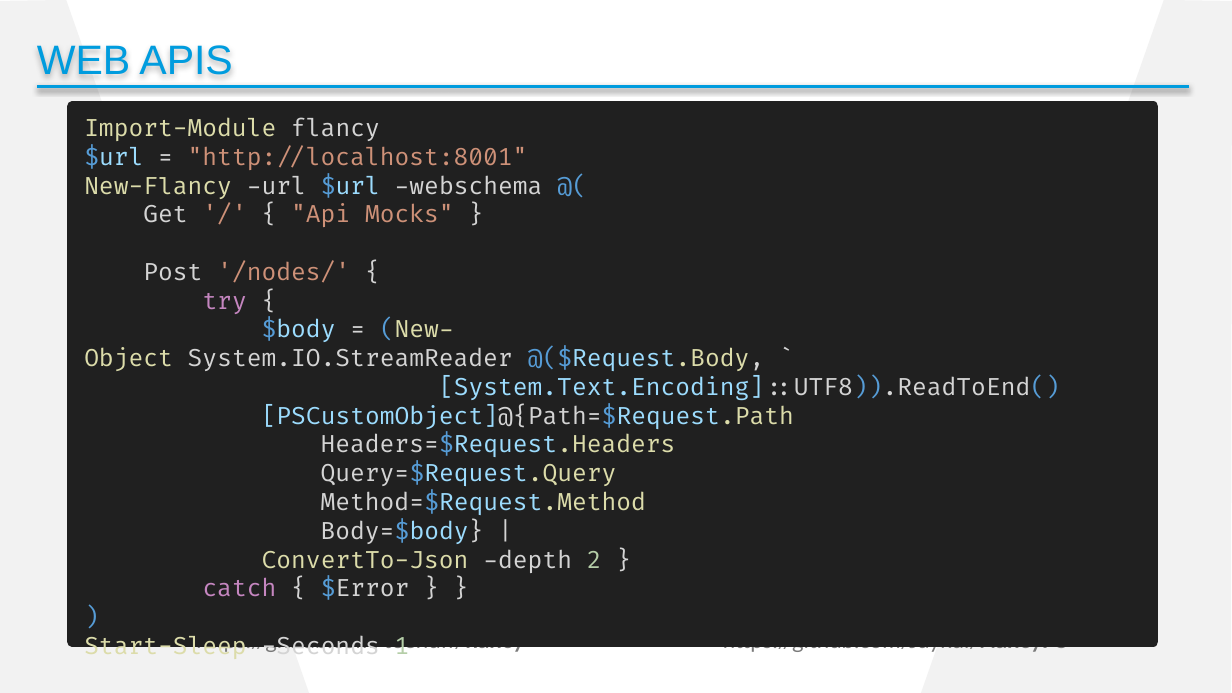
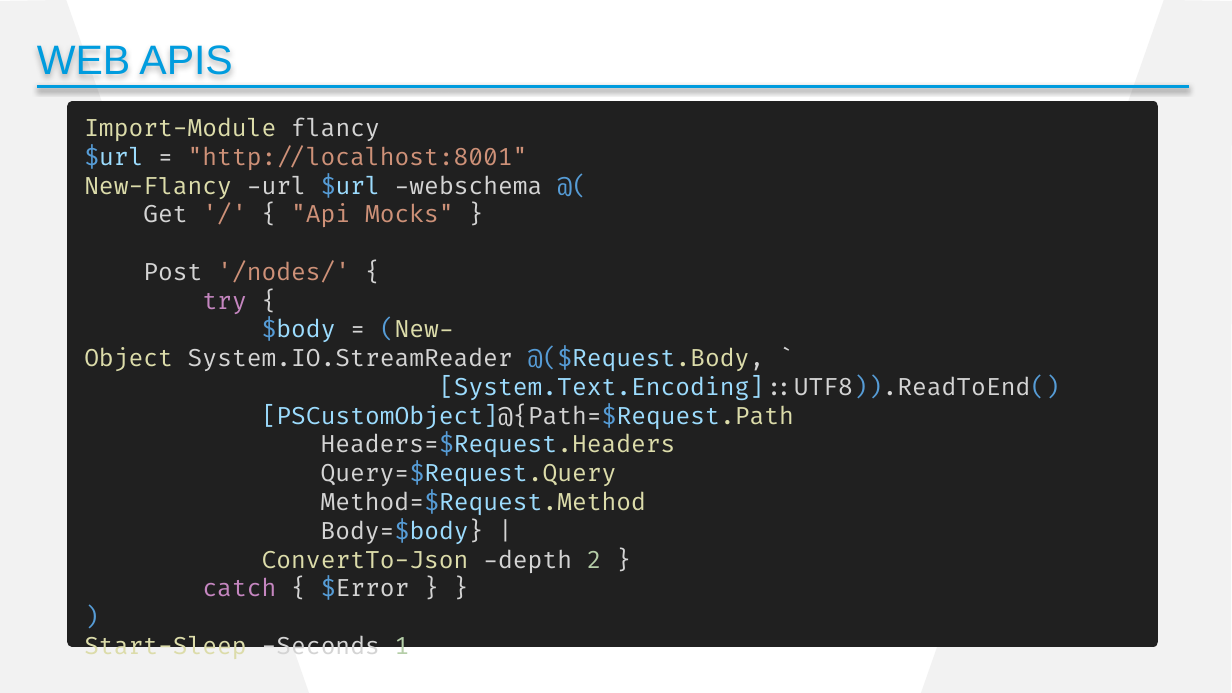
Before and after one commit to cdhunt/pssummit2017-mocking, a slide deck: slide 15 of Summit2017_Mocking.pptx. Drawn at 1232x693 pixels with LibreOffice and Linux fonts; fonts in the diff are those of the drawing; background and template pictures are left out. Boxes give left, top, right and bottom in pixels: in the first picture for what was removed or moved away, otherwise in the second. Text is boxed around its words. In the diff, an @@ line names an element or a change of style, - is before the commit and + after.

```diff
--- a/Summit2017_Mocking.pptx
+++ b/Summit2017_Mocking.pptx
@@ text removed at (196, 635, 524, 654) @@
-• https://github.com/toenuff/flancy
@@ text removed at (723, 647, 1068, 654) @@
-• https://github.com/Jaykul/NancyPS
```
Also in this commit, not shown: 2 other slides changed, 1 other file.
